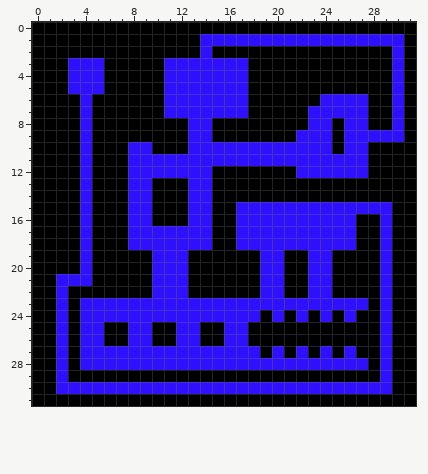
Two states of a pixel-art sprite, Wolfenstein3DClone/res/bitmaps/level1.png. That is the earlier state.
The file is 32x32 pixels.
After the commit:
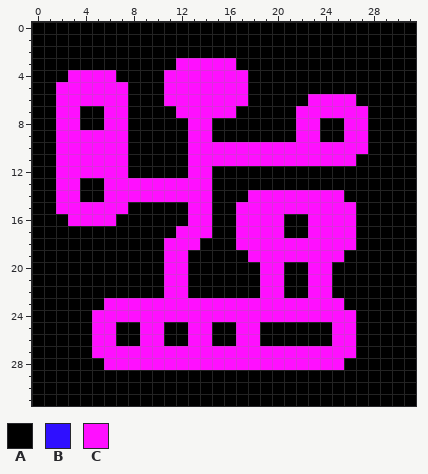
Palette (. is transparent): A #000000  B #2f0fff  C #ff0fff
The exact change:
Colour A replaces colour B in row 1 at x 14 to 30; in row 2 at x 14 and 30; in row 3 at x 3 to 5, 11, 17 and 30; in rows 4 to 5 at x 30; in row 6 at x 27 and 30; in row 7 at x 4, 11, 17 and 30.
Colour A replaces colour B in row 8 at x 4, 24 and 30; in row 9 at x 24 and 28 to 30; in row 10 at x 8 to 9; in row 11 at x 8 to 12 and 27; in row 12 at x 8 to 12 and 22 to 27; in rows 13 to 14 at x 4.
Colour A replaces colour B in row 15 at x 8 to 9 and 27 to 29; in row 16 at x 8 to 9, 21 to 22 and 29; in row 17 at x 4, 8 to 11, 21 to 22 and 29; in row 18 at x 4, 8 to 10, 14 and 29; in rows 19 to 20 at x 4, 10 and 29; in row 21 at x 2 to 4, 10 and 29.
Colour A replaces colour B in row 22 at x 2, 10 and 29; in row 23 at x 2, 4 to 5, 26 to 27 and 29; in row 24 at x 2, 4 and 29; in rows 25 to 26 at x 2, 4, 8, 12, 16 and 29; in row 27 at x 2, 4 and 29; in row 28 at x 2, 4 to 5, 26 to 27 and 29.
Colour A replaces colour B in row 29 at x 2 and 29; in row 30 at x 2 to 29.
Colour C replaces colour A in row 4 at x 6; in row 5 at x 2 and 6 to 7; in row 6 at x 2 to 3, 5 to 7 and 23; in rows 7 to 8 at x 2 to 3, 6 to 7 and 22; in row 9 at x 2 to 3 and 5 to 7; in row 10 at x 2 to 3, 5 to 7 and 25.
Colour C replaces colour A in rows 11 to 12 at x 2 to 3 and 5 to 7; in row 13 at x 2 to 3, 6 to 7 and 10 to 12; in row 14 at x 2 to 3, 6 to 7, 10 to 12 and 18 to 25; in row 15 at x 2 to 3 and 5 to 7; in row 16 at x 3 and 5 to 6; in row 19 at x 18, 21 to 22 and 25.
Colour C replaces colour A in row 24 at x 19, 21, 23 and 25; in rows 25 to 26 at x 6, 10, 14, 18 and 25 to 26; in row 27 at x 19, 21, 23 and 25.
Colour C replaces colour B in row 3 at x 12 to 16; in rows 4 to 5 at x 3 to 5 and 11 to 17; in row 6 at x 4, 11 to 17 and 24 to 26; in row 7 at x 12 to 16 and 23 to 27; in row 8 at x 13 to 14, 23 and 26 to 27; in row 9 at x 4, 13 to 14, 22 to 23 and 26 to 27.
Colour C replaces colour B in row 10 at x 4, 13 to 24 and 26 to 27; in row 11 at x 4 and 13 to 26; in row 12 at x 4 and 13 to 14; in rows 13 to 14 at x 8 to 9 and 13 to 14; in row 15 at x 4, 13 to 14 and 17 to 26; in row 16 at x 4, 13 to 14, 17 to 20 and 23 to 26.
Colour C replaces colour B in row 17 at x 12 to 14, 17 to 20 and 23 to 26; in row 18 at x 11 to 13 and 17 to 26; in rows 19 to 22 at x 11 to 12, 19 to 20 and 23 to 24; in row 23 at x 6 to 25; in row 24 at x 5 to 18, 20, 22, 24 and 26; in rows 25 to 26 at x 5, 9, 13 and 17.
Colour C replaces colour B in row 27 at x 5 to 18, 20, 22, 24 and 26; in row 28 at x 6 to 25.
